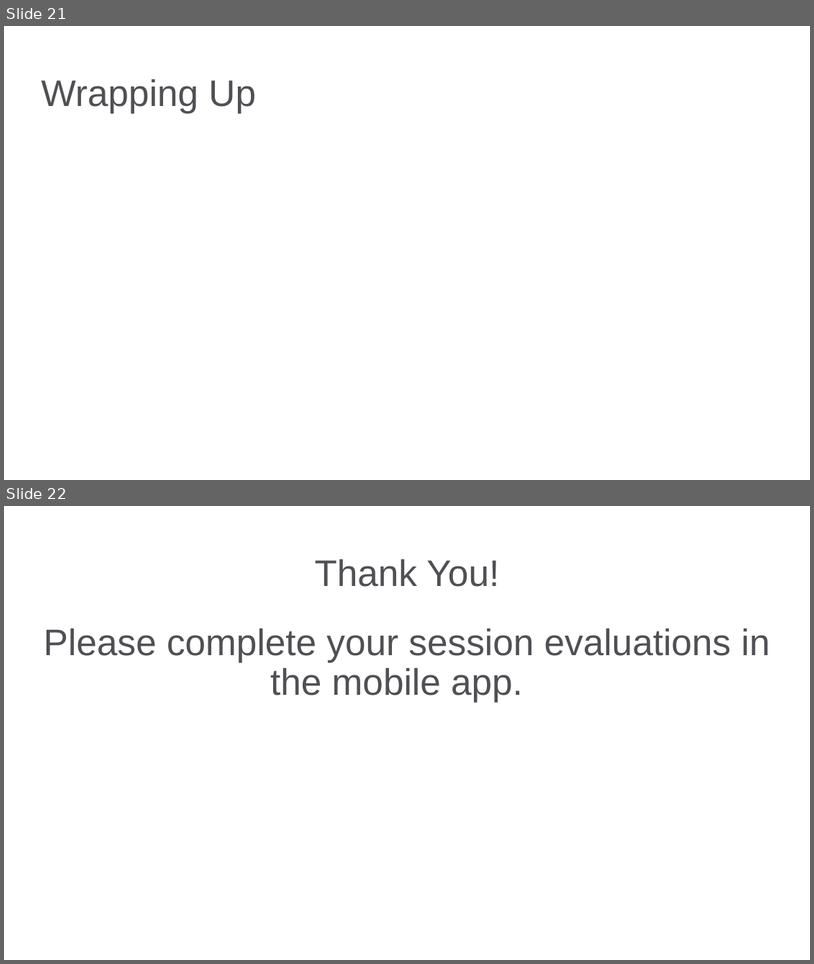
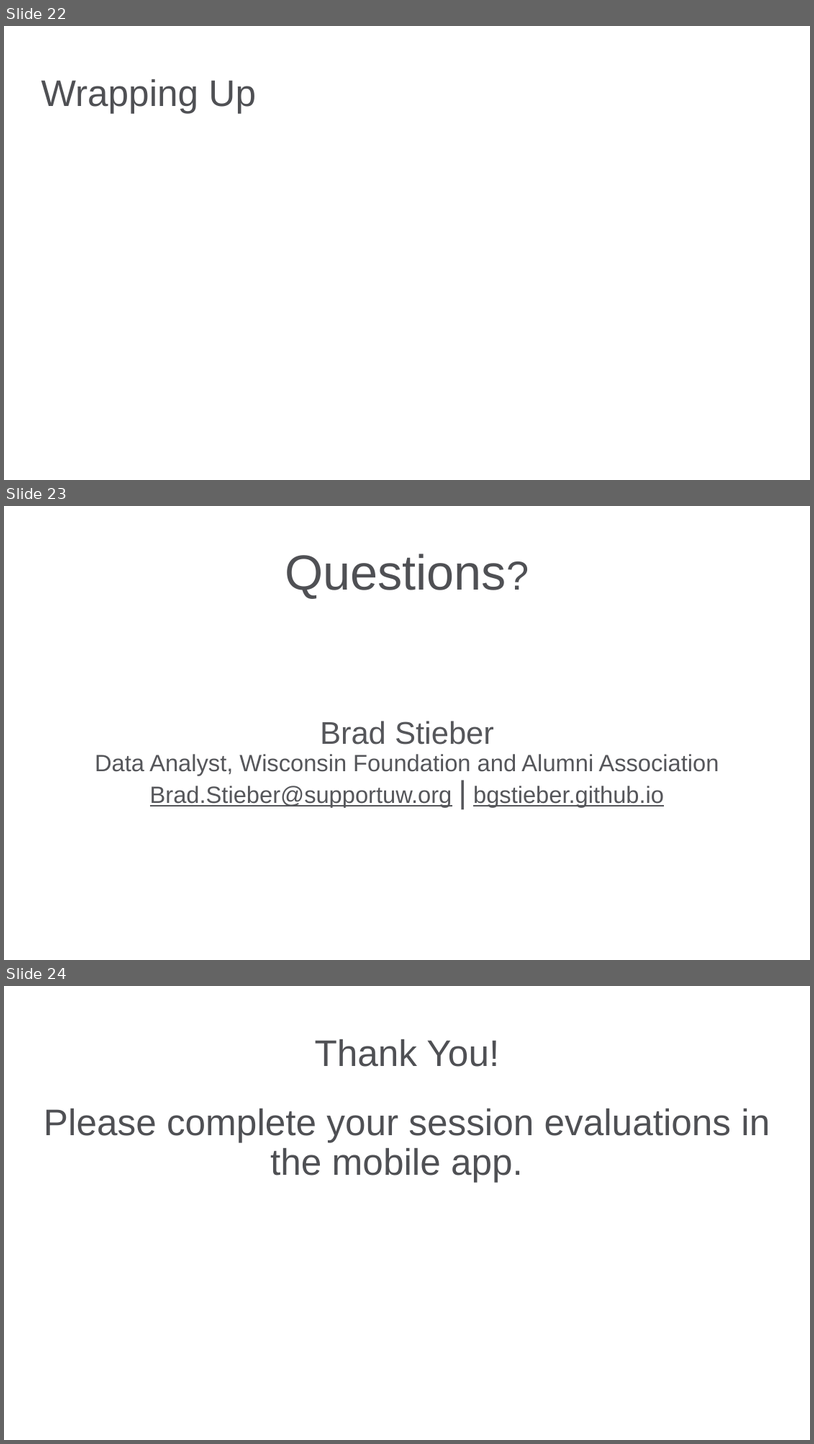
Before and after one commit to bgstieber/APRA-PD-DAS-2019, a slide deck: Generating Insights from Clustering Large Donors - BStieber APRA DAS19.pptx. Shown one above the other, each under a label of ours: slides 21 and 22 before the commit, slides 22, 23 and 24 after it. The pictures are 814x964 and 814x1444 pixels, drawn with LibreOffice and Linux fonts; fonts in the diff are those of the drawing; background and template pictures are left out. Boxes give left, top, right and bottom in pixels: in the first picture for what was removed or moved away, otherwise in the second. Text is boxed around its words. In the diff, an @@ line names an element or a change of style, - is before the commit and + after.

```diff
--- a/Generating Insights from Clustering Large Donors - BStieber APRA DAS19.pptx
+++ b/Generating Insights from Clustering Large Donors - BStieber APRA DAS19.pptx
@@ slide 23 added at bbox=[4, 506, 810, 960], background picture (left out) @@
@@ title added at bbox=[285, 554, 507, 599], 44 pt, text #4F5054 @@
+Questions?
@@ text added at bbox=[95, 721, 720, 807], 21 pt, text #55565A @@
+Brad Stieber
+Data Analyst, Wisconsin Foundation and Alumni Association
+Brad.Stieber@supportuw.org | bgstieber.github.io
@@ what was slide 21 is now slide 22 @@
@@ what was slide 22 is now slide 24 @@
```
Also in this commit, not shown: 2 slides changed, 4 other slides added, 3 slides removed, 3 other files.
